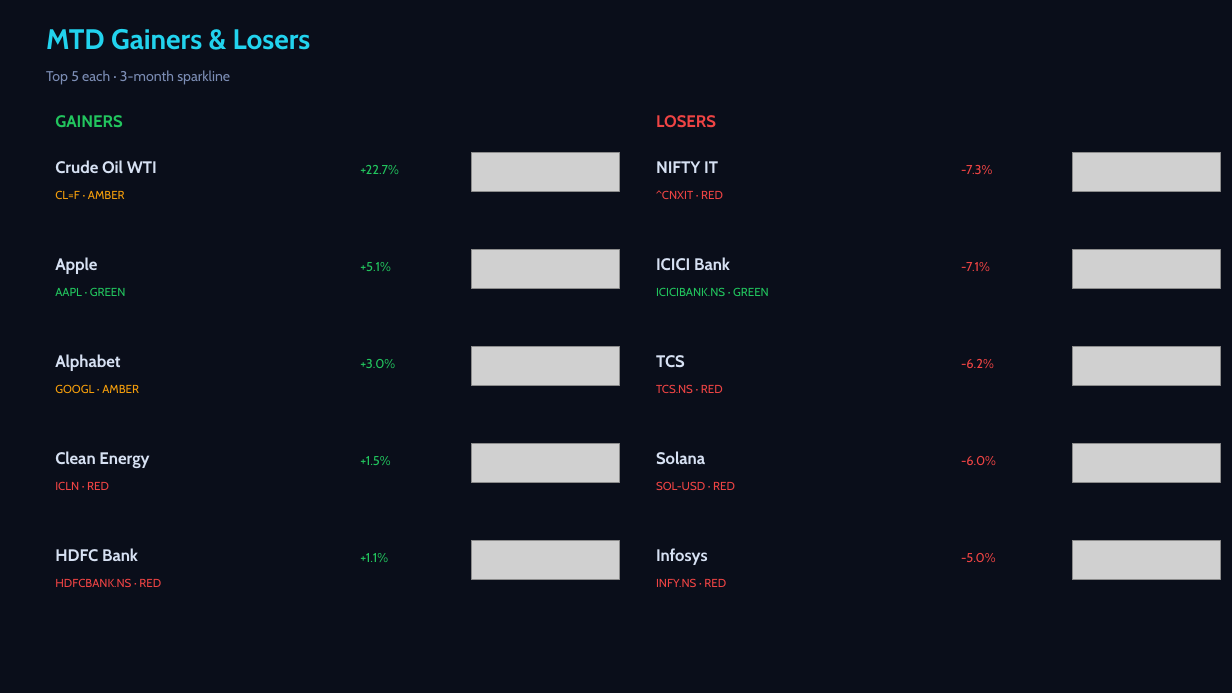
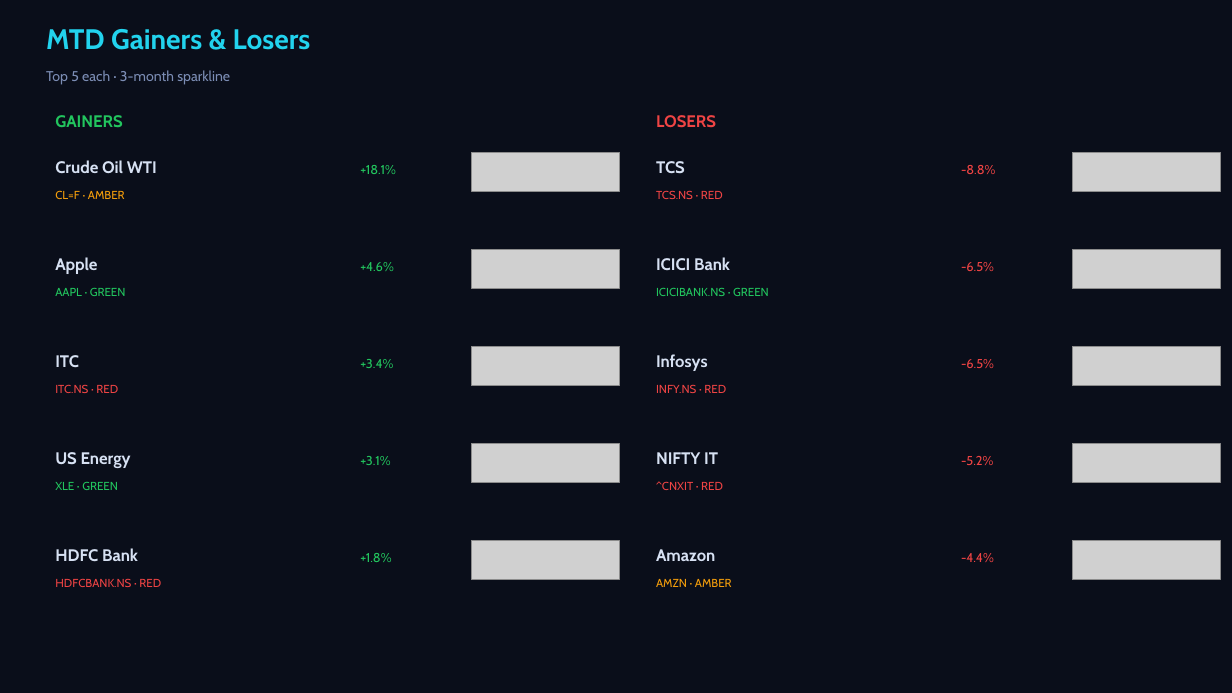
Before and after one commit to Pravkum23/pmr-terminal, a slide deck: slide 2 of docs/pmr_daily.pptx. Drawn at 1232x693 pixels with LibreOffice and Linux fonts; fonts in the diff are those of the drawing; grey boxes stand for pictures. Boxes give left, top, right and bottom in pixels: in the first picture for what was removed or moved away, otherwise in the second. Text is boxed around its words. In the diff, an @@ line names an element or a change of style, - is before the commit and + after.

```diff
--- a/docs/pmr_daily.pptx
+++ b/docs/pmr_daily.pptx
@@ text at (x1=360, y1=165, x2=396, y2=174): text changed @@
-+22.7%
++18.1%
@@ text at (x1=656, y1=161, x2=685, y2=174): text changed @@
-NIFTY IT
+TCS
@@ text at (x1=961, y1=165, x2=995, y2=174): text changed @@
--7.3%
+-8.8%
@@ text at (x1=656, y1=190, x2=723, y2=199): text changed @@
-^CNXIT · RED
+TCS.NS · RED
@@ text at (x1=360, y1=262, x2=394, y2=271): text changed @@
-+5.1%
++4.6%
@@ text at (x1=961, y1=262, x2=994, y2=271): text changed @@
--7.1%
+-6.5%
@@ text at (x1=55, y1=355, x2=79, y2=368): text changed @@
-Alphabet
+ITC
@@ text at (x1=360, y1=359, x2=393, y2=368): text changed @@
-+3.0%
++3.4%
@@ text at (x1=656, y1=354, x2=708, y2=371): text changed @@
-TCS
+Infosys
@@ text at (x1=961, y1=359, x2=994, y2=368): text changed @@
--6.2%
+-6.5%
@@ text at (x1=55, y1=384, x2=118, y2=393): text changed; text colour #F59E0B to #EF4444 @@
-GOOGL · AMBER
+ITC.NS · RED
@@ text at (x1=656, y1=384, x2=726, y2=393): text changed @@
-TCS.NS · RED
+INFY.NS · RED
@@ text at (x1=55, y1=452, x2=131, y2=468): text changed @@
-Clean Energy
+US Energy
@@ text at (x1=360, y1=456, x2=390, y2=465): text changed @@
-+1.5%
++3.1%
@@ text at (x1=656, y1=452, x2=718, y2=464): text changed @@
-Solana
+NIFTY IT
@@ text at (x1=961, y1=456, x2=993, y2=465): text changed @@
--6.0%
+-5.2%
@@ text at (x1=55, y1=482, x2=118, y2=490): text changed; text colour #EF4444 to #22C55E @@
-ICLN · RED
+XLE · GREEN
@@ text at (x1=656, y1=481, x2=723, y2=490): text changed @@
-SOL-USD · RED
+^CNXIT · RED
@@ text at (x1=360, y1=553, x2=391, y2=562): text changed @@
-+1.1%
++1.8%
@@ text at (x1=656, y1=549, x2=715, y2=561): text changed @@
-Infosys
+Amazon
@@ text at (x1=961, y1=553, x2=994, y2=562): text changed @@
--5.0%
+-4.4%
@@ text at (x1=656, y1=579, x2=732, y2=587): text changed; text colour #EF4444 to #F59E0B @@
-INFY.NS · RED
+AMZN · AMBER
```
Also in this commit, not shown: 3 other slides changed, 2 other files.
